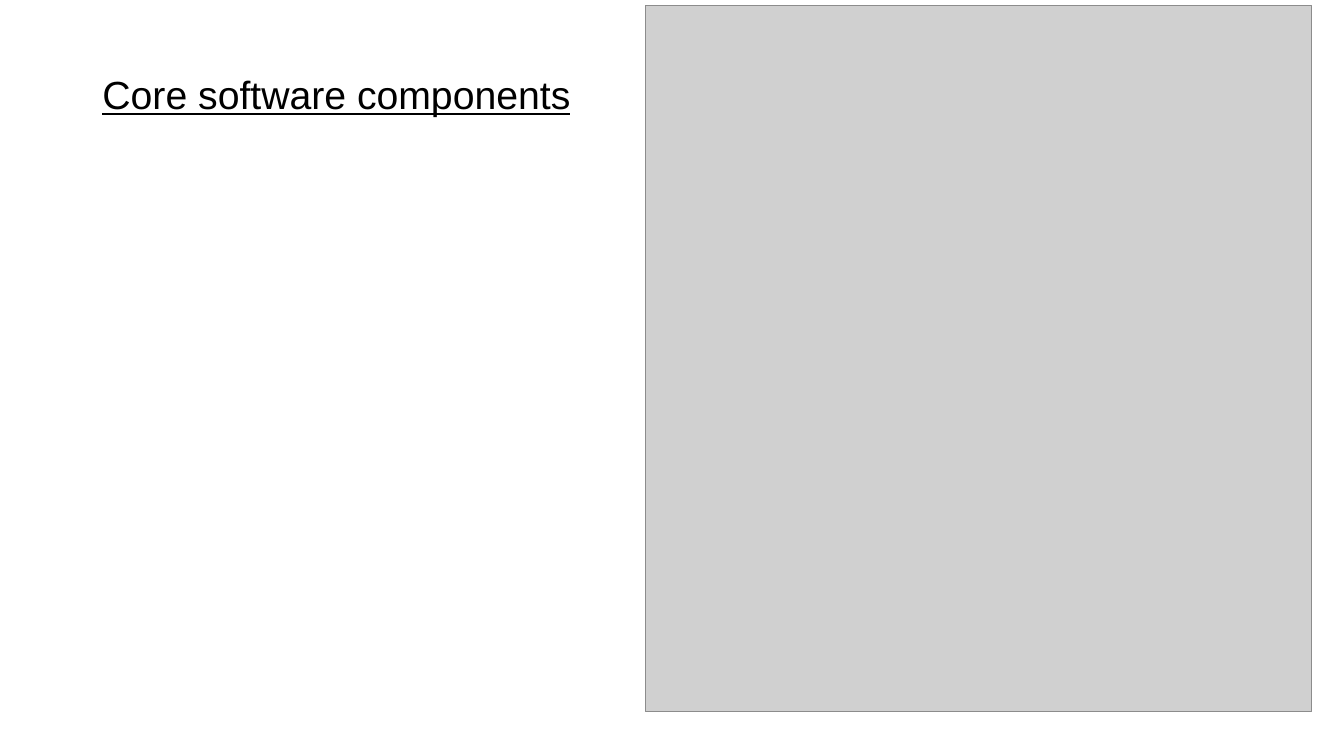
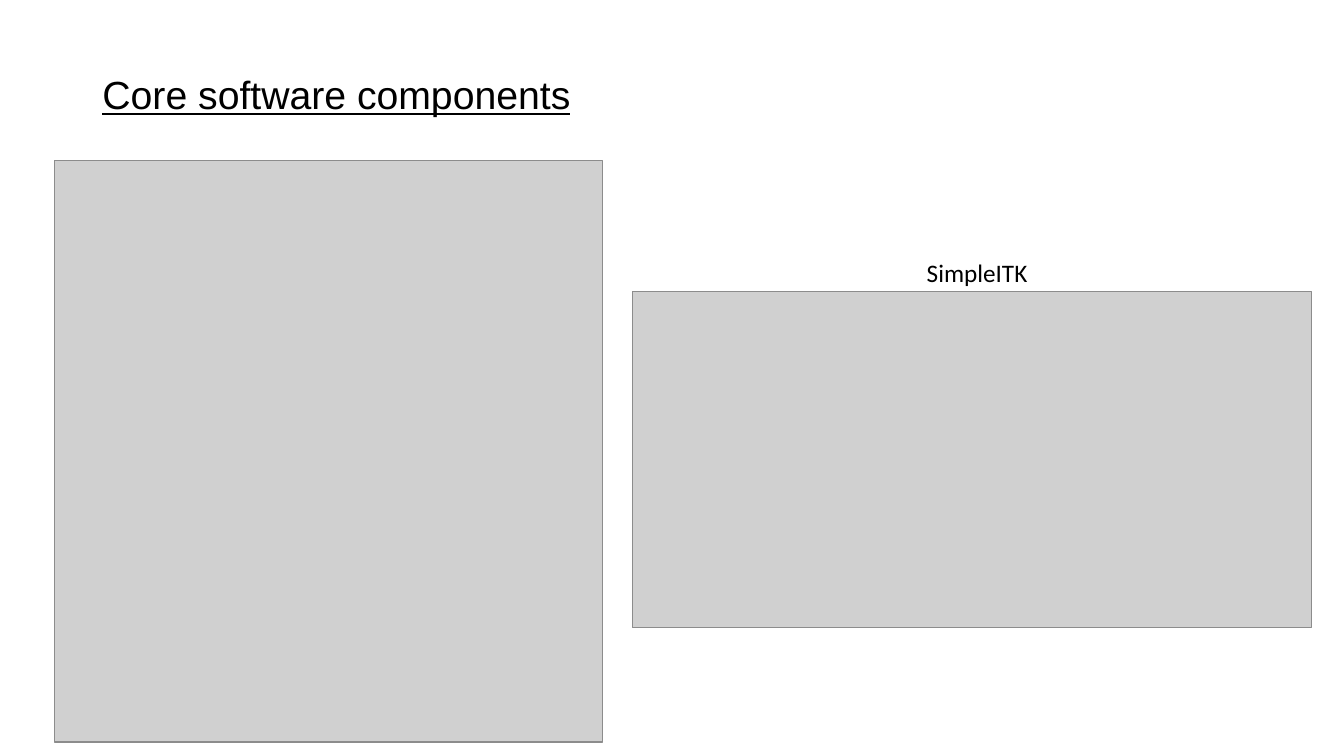
Before and after one commit to autotntfan/BIP, a slide deck: slide 8 of The insight toolkit image registration framework.pptx (slide 9 before the commit). Drawn at 1344x756 pixels with LibreOffice and Linux fonts; fonts in the diff are those of the drawing; grey boxes stand for pictures. Boxes give left, top, right and bottom in pixels: in the first picture for what was removed or moved away, otherwise in the second. Text is boxed around its words. In the diff, an @@ line names an element or a change of style, - is before the commit and + after.

```diff
--- a/The insight toolkit image registration framework.pptx
+++ b/The insight toolkit image registration framework.pptx
@@ picture: place and size @@
-picture at [645,5,1313,712]
+picture at [54,161,603,743]
@@ text added at [927,264,1028,286], 18 pt, text #000000 @@
+SimpleITK
@@ picture added at [632,291,1312,628] @@
```
Also in this commit, not shown: 11 other slides changed, 4 slides added, 1 slide removed.
